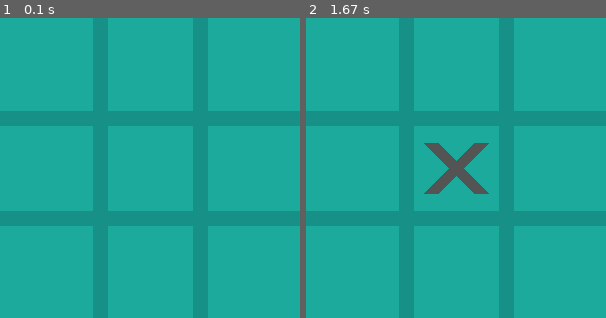
Above: before the commit, frames 1-2 (left to right).
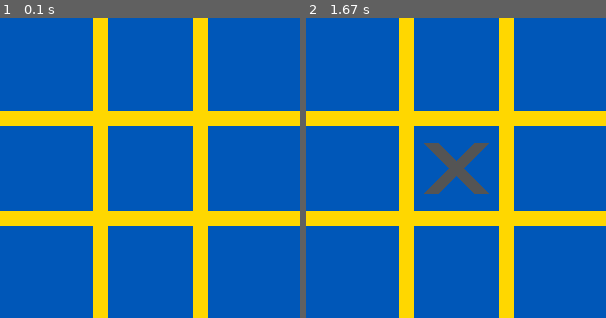
Above: after the commit, the same moments.

Repository: VyacheslavPY/tic_tac_toe
Game: pygame game, started from game.py
Two runs of this game, one before a commit and one after it. Both use one fixed random seed, a clock stepped at 60 frames per second and the inputs below.
Inputs (mouse positions are in pixels of both pictures, inside the frame that each line leads up to):
- Up to frame 1 (0.1 s): no input
- Up to frame 2 (1.67 s): click (456, 168) at 0.38 s

The runs differ from the first frame. In frame 1, 100% of the frame differs, in the area x 0-100%, y 0-100%; in frame 2, 98%.

Commit message:
Update game.py
Good color for this game

Diff:
--- a/game.py
+++ b/game.py
@@ -11,8 +11,8 @@
 BOARD_SIZE = 3
 WIDTH = HEIGHT = CELL_SIZE * BOARD_SIZE
 LINE_WIDTH = 15
-BG_COLOR = (28, 170, 156)
-LINE_COLOR = (23, 145, 135)
+BG_COLOR = (0, 87, 184)
+LINE_COLOR = (255, 215, 0)
 X_COLOR = (84, 84, 84)
 O_COLOR = (242, 235, 211)
 X_WIDTH = 15
